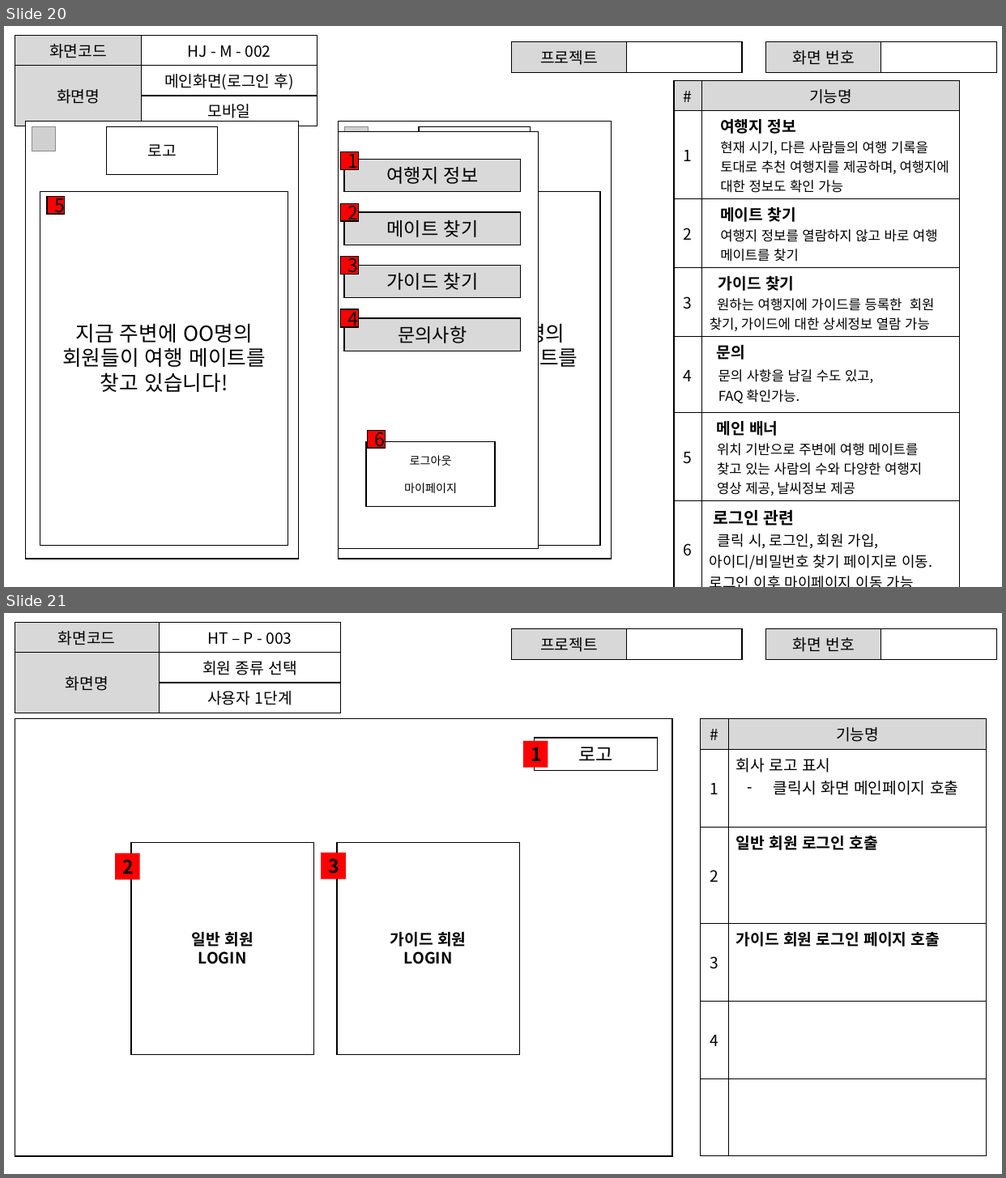
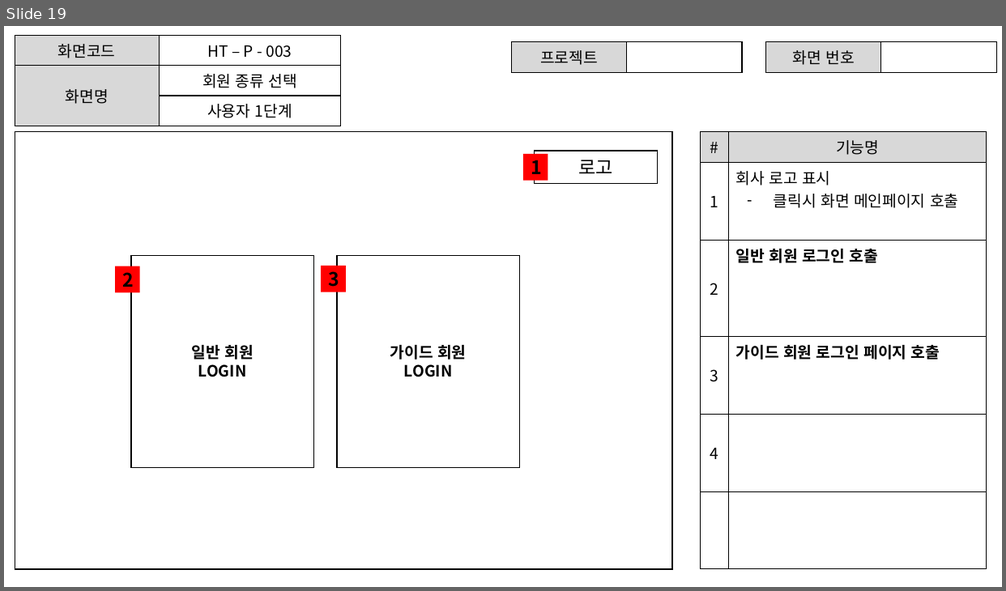
Before and after one commit to ezenteam2/TripMate, a slide deck: 2조 project02.pptx. Shown one above the other, each under a label of ours: slides 20 and 21 before the commit, slide 19 after it. The pictures are 1006x1178 and 1006x591 pixels, drawn with LibreOffice and Linux fonts; fonts in the diff are those of the drawing; grey boxes stand for pictures. Boxes give left, top, right and bottom in pixels: in the first picture for what was removed or moved away, otherwise in the second. Text is boxed around its words. In the diff, an @@ line names an element or a change of style, - is before the commit and + after.

```diff
--- a/2조 project02.pptx
+++ b/2조 project02.pptx
@@ slide 20 removed at bbox=[4, 26, 1002, 587], background #FFFFFF @@
@@ table removed at bbox=[15, 36, 317, 125], 3 rows, 2 columns @@
-화면코드 | HJ - M - 002
-화면명 | 메인화면(로그인 후)
- | 모바일
@@ table removed at bbox=[512, 42, 742, 69], 1 rows, 2 columns @@
-프로젝트 | 
@@ table removed at bbox=[766, 42, 997, 69], 1 rows, 2 columns @@
-화면 번호 | 
@@ table removed at bbox=[674, 80, 959, 574], 7 rows, 2 columns @@
-# | 기능명
-1 | 여행지 정보 / 현재 시기, 다른 사람들의 여행 기록을 토대로 추천 여행지를 제공하며, 여행지에 대한 정보도 확인 가능
-2 | 메이트 찾기 / 여행지 정보를 열람하지 않고 바로 여행 메이트를 찾기
-3 | 가이드 찾기 / 원하는 여행지에 가이드를 등록한 회원 찾기, 가이드에 대한 상세정보 열람 가능
-4 | 문의 / 문의 사항을 남길 수도 있고, / FAQ 확인가능.
-5 | 메인 배너 / 위치 기반으로 주변에 여행 메이트를 / 찾고 있는 사람의 수와 다양한 여행지 / 영상 제공, 날씨정보 제공
-6 | 로그인 관련 / 클릭 시, 로그인, 회원 가입, 아이디/비밀번호 찾기 페이지로 이동. 로그인 이후 마이페이지 이동 가능
@@ rectangle removed at bbox=[26, 121, 299, 559] @@
@@ rectangle removed at bbox=[338, 121, 612, 559] @@
@@ picture removed at bbox=[32, 127, 56, 151] @@
@@ rectangle removed at bbox=[107, 127, 218, 175] @@
-로고
@@ rectangle removed at bbox=[338, 131, 539, 549] @@
@@ picture removed at bbox=[345, 127, 368, 151] @@
@@ rectangle removed at bbox=[419, 127, 530, 175] @@
-로고
@@ rectangle removed at bbox=[341, 152, 359, 169] @@
-1
@@ rectangle removed at bbox=[345, 160, 522, 192] @@
-여행지 정보
@@ rectangle removed at bbox=[40, 192, 288, 545] @@
-지금 주변에 OO명의 회원들이 여행 메이트를 찾고 있습니다!
@@ rectangle removed at bbox=[353, 192, 601, 545] @@
-지금 주변에 OO명의 회원들이 여행 메이트를 찾고 있습니다!
@@ rectangle removed at bbox=[47, 197, 65, 215] @@
-5
@@ rectangle removed at bbox=[341, 203, 359, 221] @@
-2
@@ rectangle removed at bbox=[345, 212, 522, 246] @@
-메이트 찾기
@@ rectangle removed at bbox=[341, 257, 359, 275] @@
-3
@@ rectangle removed at bbox=[345, 266, 522, 298] @@
-가이드 찾기
@@ rectangle removed at bbox=[341, 310, 359, 327] @@
-4
@@ rectangle removed at bbox=[345, 318, 522, 352] @@
-문의사항
@@ rectangle removed at bbox=[368, 430, 386, 448] @@
-6
@@ rectangle removed at bbox=[366, 442, 495, 507] @@
-로그아웃
-마이페이지
@@ what was slide 21 is now slide 19 @@
```
Also in this commit, not shown: 1 slide changed, 2 slides added, 15 other slides removed, 4 other files.
